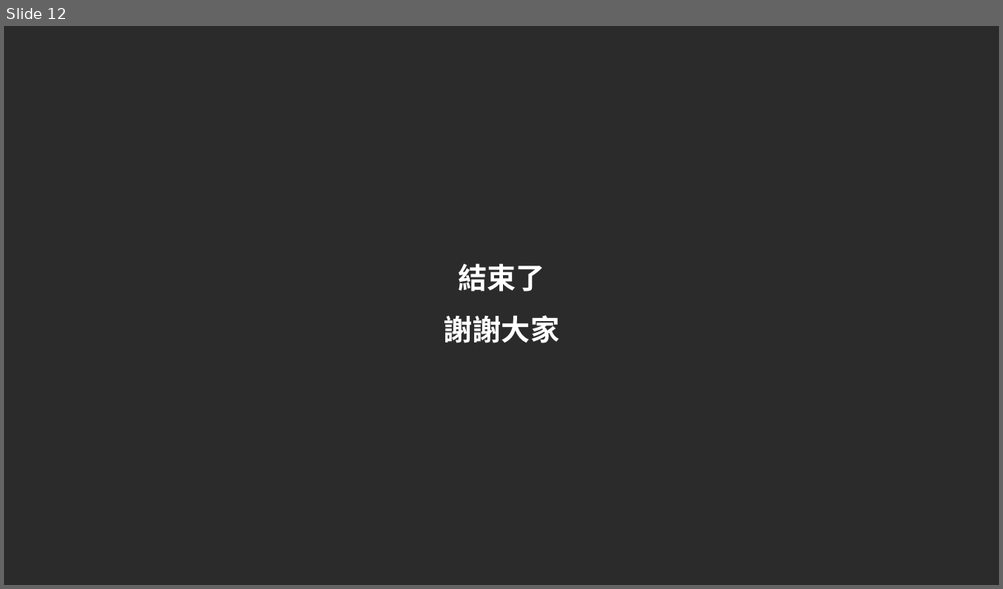
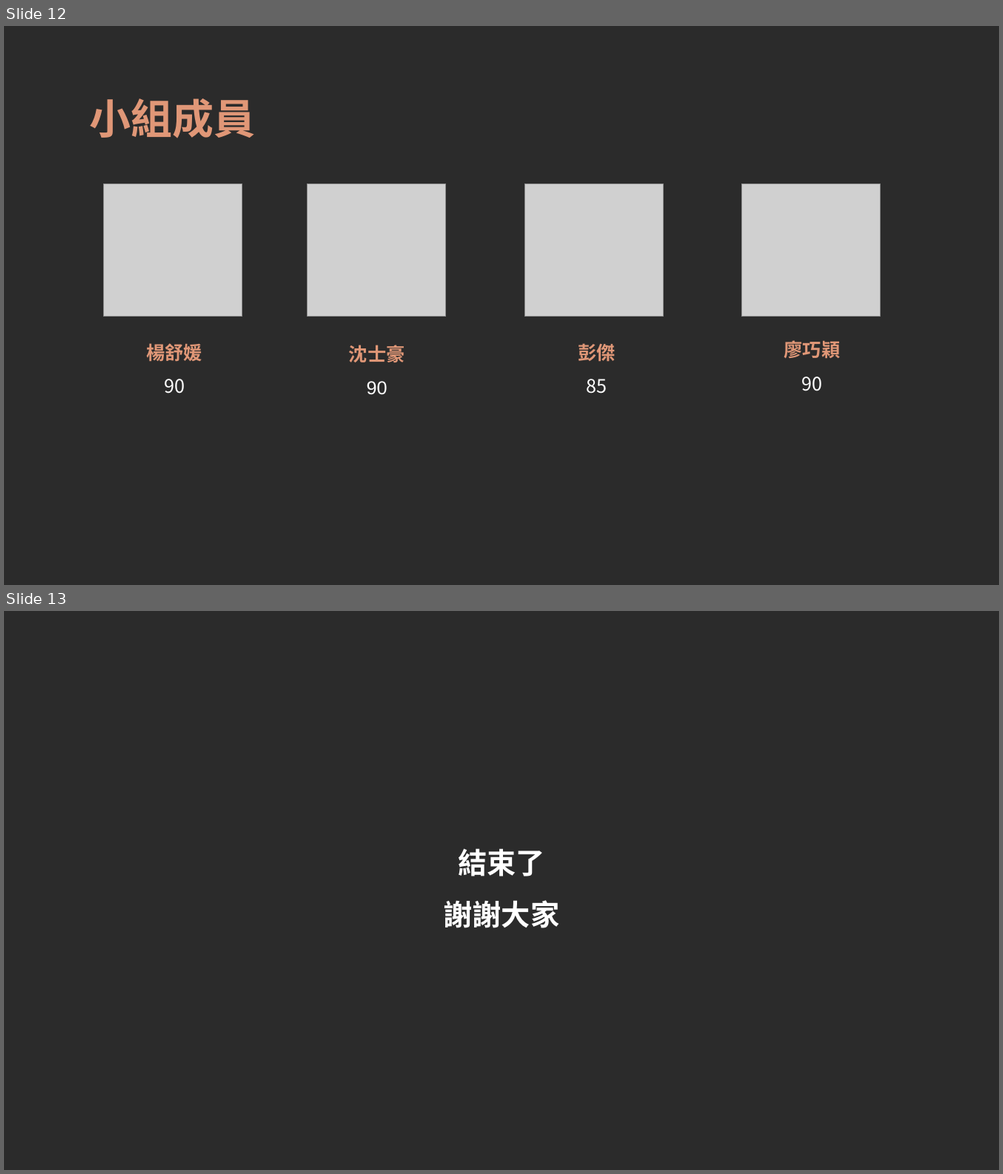
Before and after one commit to NTUST/107-team14, a slide deck: 晚餐吃什麼_更新版.ppt. Shown one above the other, each under a label of ours: slide 12 before the commit, slides 12 and 13 after it. The pictures are 1003x589 and 1003x1174 pixels, drawn with LibreOffice and Linux fonts; fonts in the diff are those of the drawing; grey boxes stand for pictures; background and template pictures are left out; a plain dark background stands for a picture behind light text. Boxes give left, top, right and bottom in pixels: in the first picture for what was removed or moved away, otherwise in the second. Text is boxed around its words. In the diff, an @@ line names an element or a change of style, - is before the commit and + after.

```diff
--- a/晚餐吃什麼_更新版.ppt
+++ b/晚餐吃什麼_更新版.ppt
@@ slide 12 added at box(4, 26, 999, 585), background picture (left out) @@
@@ text added at box(90, 99, 256, 138), 40 pt, text #E09777, bold @@
+小組成員
@@ picture added at box(104, 184, 242, 317) @@
@@ picture added at box(307, 184, 445, 317) @@
@@ picture added at box(524, 184, 663, 317) @@
@@ picture added at box(741, 184, 879, 317) @@
@@ text added at box(146, 343, 202, 394), 18 pt, text #E09777, bold @@
+楊舒媛
+90
@@ text added at box(349, 345, 405, 395), 18 pt, text #E09777, bold @@
+沈士豪
+90
@@ text added at box(578, 343, 615, 394), 18 pt, text #E09777, bold @@
+彭傑
+85
@@ text added at box(784, 340, 840, 392), 18 pt, text #E09777, bold @@
+廖巧穎
+90
@@ what was slide 12 is now slide 13 @@
```
Also in this commit, not shown: 3 slides changed.
